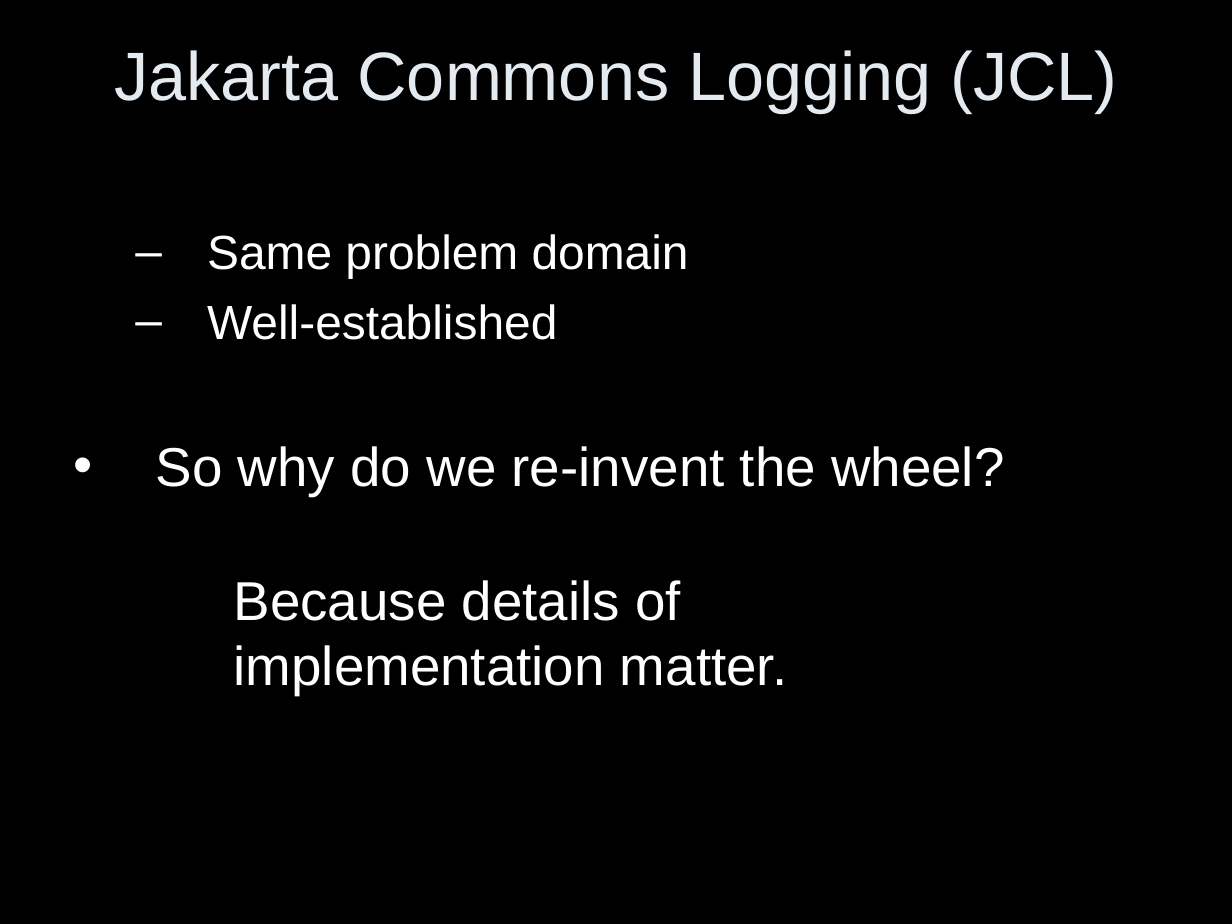
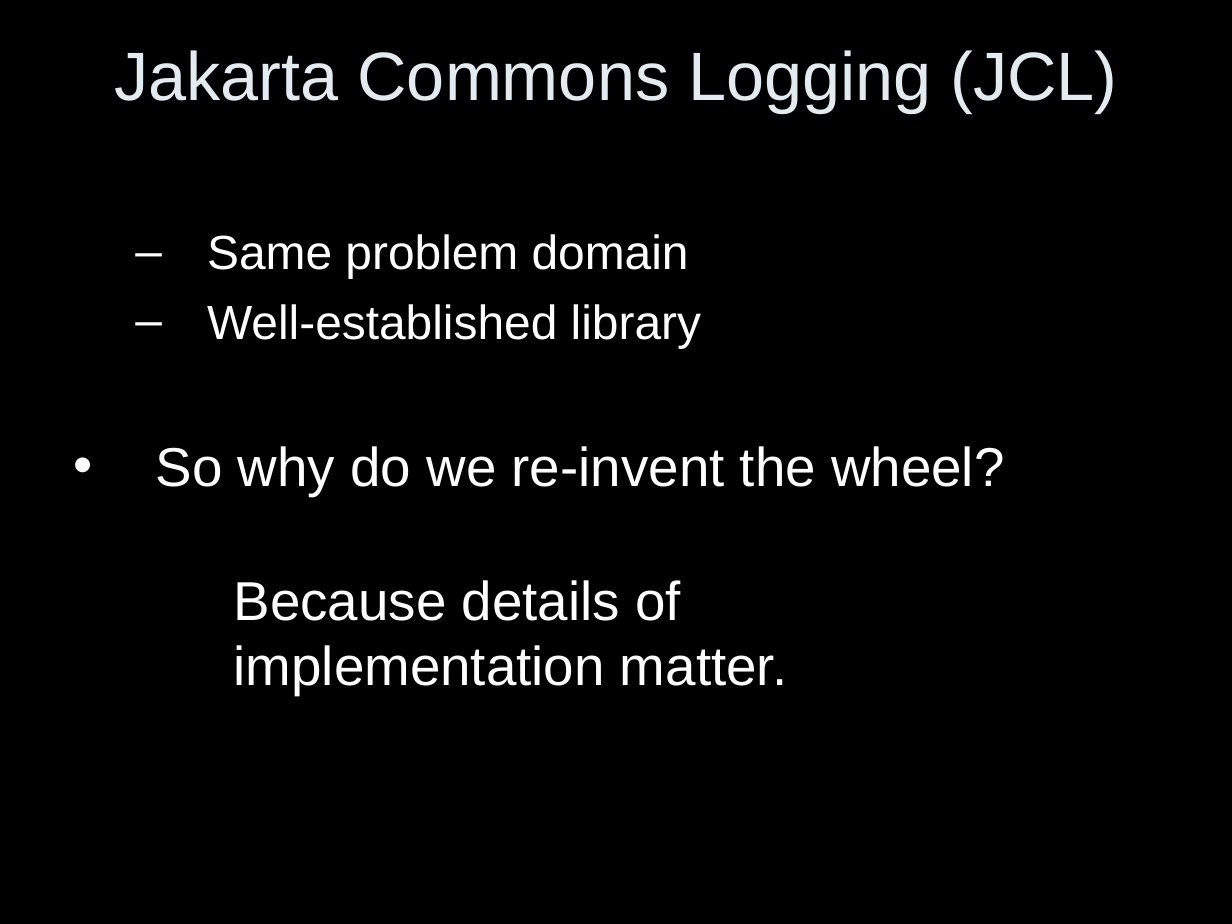
Before and after one commit to vs/junit4, a slide deck: slide 2 of modules/slf4j/slf4j-site/src/site/resources/slf4j-in-10-slides.ppt. Drawn at 1232x924 pixels with LibreOffice and Linux fonts; fonts in the diff are those of the drawing. Boxes give left, top, right and bottom in pixels: in the first picture for what was removed or moved away, otherwise in the second. Text is boxed around its words. In the diff, an @@ line names an element or a change of style, - is before the commit and + after.

```diff
--- a/modules/slf4j/slf4j-site/src/site/resources/slf4j-in-10-slides.ppt
+++ b/modules/slf4j/slf4j-site/src/site/resources/slf4j-in-10-slides.ppt
@@ text at [207, 304, 701, 348]: text changed @@
-  – Well-established
+  – Well-established library
```
Also in this commit, not shown: 3 other slides changed.
